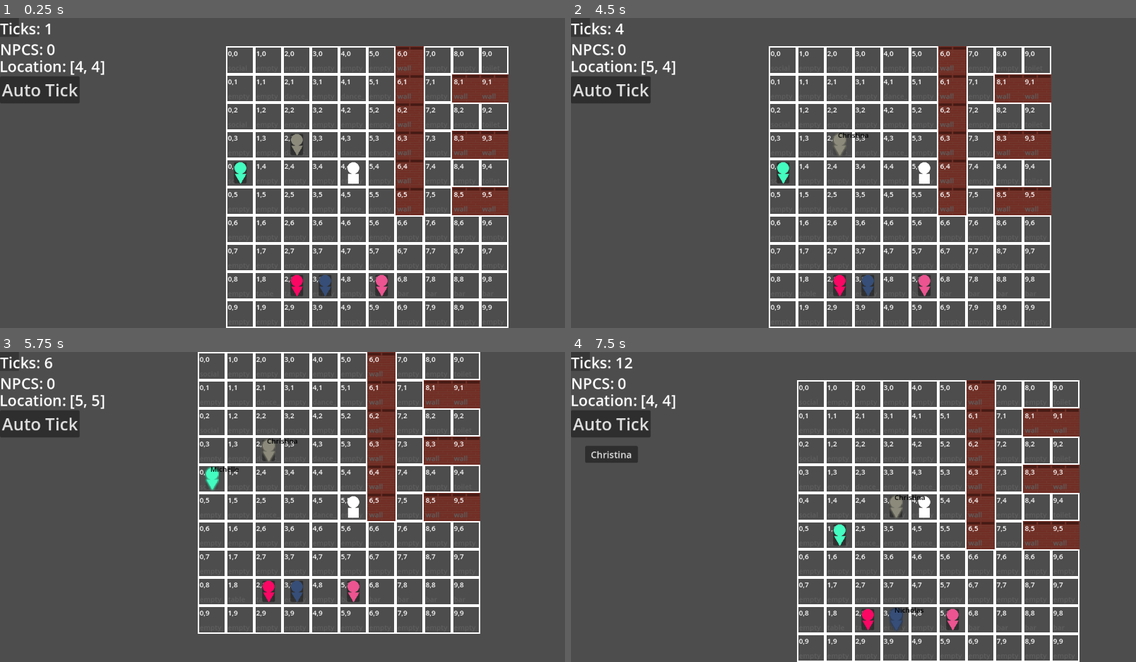
Above: before the commit, frames 1-4 (two rows, left to right).
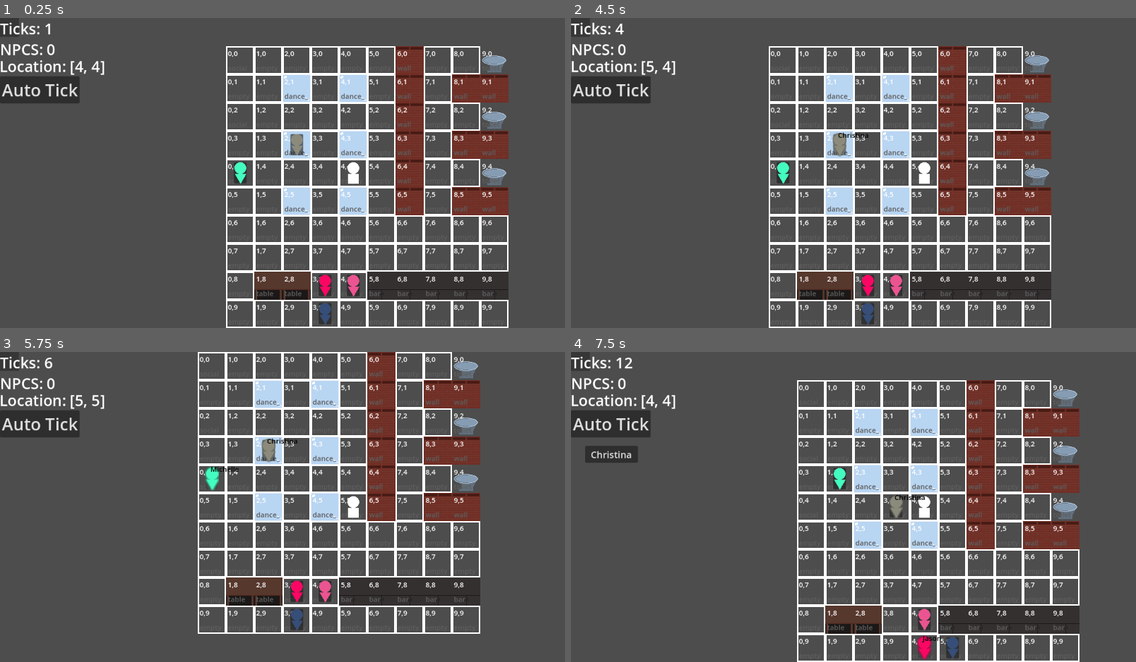
Above: after the commit, the same moments.

Repository: churrupy/elf-game
Game: Godot game, scene res://main.tscn
The game is run twice, just before and just after one commit, with the same random seed, the same clock (stepped at 60 frames per second) and the same inputs.
Inputs (mouse positions are in pixels of both pictures, inside the frame that each line leads up to):
- Up to frame 1 (0.25 s): no input
- Up to frame 2 (4.5 s): click "Auto Tick" at 0.5 s; click (870, 145) at 1.27 s; click "Watch" at 2 s; click "Unwatch" at 2.75 s; click "X" at 3.5 s; tap Enter at 4.25 s; move the mouse to (864, 145) at 4.27 s; hold D (move_right) from 4.28 s (still down); tap T (auto_tick) at 4.35 s
- Up to frame 3 (5.75 s): tap Space at 5 s; move the mouse to (214, 507) at 5.02 s; release D (move_right) at 5.03 s; hold S (move_down) from 5.03 s (still down); tap Shift (suppress_tick) at 5.1 s
- Up to frame 4 (7.5 s): tap Enter at 5.75, 7.25 s; move the mouse to (842, 590) at 5.77 s; release S (move_down) at 5.78 s; hold D (move_right) 5.78-6.53 s; tap T (auto_tick) at 5.85, 7.35 s; tap Space at 6.5 s; move the mouse to (921, 590) at 6.52 s; hold W (move_up) 6.53-7.28 s; tap Shift (suppress_tick) at 6.6 s; move the mouse to (864, 618) at 7.27 s; hold A (move_left) from 7.28 s (still down)

The runs differ from the first frame. In frame 1, 6.3% of the frame differs, in the area x 45-90%, y 9-99%; in frame 2, 6.3%; in frame 3, 6.3%; in frame 4, 6.9%, in the area x 45-90%, y 9-100%.

Commit message:
Tile pngs
- added tile pngs for visualizations
- added *.import to gitignore lol

Diff:
--- a/scripts/constants.gd
+++ b/scripts/constants.gd
@@ -141,22 +141,22 @@
     "dance_floor": {
 		"actions": ["dance"],
 		"impassable": false,
-        "png": "tile.png"
+        "png": "dance_floor.png"
 	},
     "toilet":  {
 		"actions": ["use toilet", "converse", "encounter"],
 		"impassable": false,
-        "png": "tile.png"
+        "png": "toilet.png"
 	},
     "bar": {
 		"actions": ["converse", "snack"],
 		"impassable": true,
-        "png": "tile.png"
+        "png": "bar.png"
 	},
 	"table": {
 		"actions": ["converse"],
 		"impassable": true,
-        "png": "tile.png"
+        "png": "table.png"
 	},
     "wall": {
         "actions": [],
--- a/scripts/main.gd
+++ b/scripts/main.gd
@@ -196,16 +196,29 @@
 			return action
 
 		var is_reserved = is_location_reserved(action.TARGET.LOCATION)
-
-		if is_reserved:
+		var tile = $Map.get_tile(action.TARGET.LOCATION)
+		var is_travelable = tile.is_travelable()
+
+		if is_reserved or !is_travelable:
 			if !action.can_do_off_tile(): continue
 			# find adjacent tile
 			var neighbors = get_neighbors(action.TARGET.LOCATION)
+			var new_action_list = []
 			for n in neighbors:
-				is_reserved = is_location_reserved(n)
-				if !is_reserved:
-					action.LOCATION = n
-					return action
+				var new_tile = $Map.get_tile(n)
+				var new_action = ACTIONS.new()
+				new_action.ID = action.ID
+				new_action.TARGET = new_tile
+				new_action.LOCATION = n
+				new_action.NEED = action.NEED
+				new_action = npc.score_action(new_action)
+				new_action_list.append(new_action)
+			new_action_list.sort_custom(func(a,b): return b.SCORE < a.SCORE)
+			for second_action in new_action_list:
+				is_reserved = is_location_reserved(second_action.LOCATION)
+				is_travelable = second_action.TARGET.is_travelable()
+				if !is_reserved and is_travelable:
+					return second_action
 		else:
 			return action
 	push_error("action not found for", npc.NAME)
--- a/scripts/map.gd
+++ b/scripts/map.gd
@@ -151,8 +151,9 @@
 	while true:
 		var location = [randi_range(0, Constants.MAP_SIZE[0]-1), randi_range(0, Constants.MAP_SIZE[1]-1)]
 		var tile = get_tile(location)
-		if !tile.is_reserved_or_occupied() and tile.is_travelable():
-			return tile
+		if !tile.is_travelable(): continue
+		return tile
+
 
 func get_all_actions_on_map():
 	var all_actions = []
--- a/scripts/tile.gd
+++ b/scripts/tile.gd
@@ -39,17 +39,6 @@
 		return false
 	return true
 
-func is_reserved_or_occupied():
-	if RESERVED != null:
-		return true
-	if OCCUPANT != null:
-		return true
-	var tile_data = Constants.TILE_TEMPLATES[TYPE]
-	if tile_data["impassable"]: return true
-	return false
-
-
-
 func _to_string():
 	var _str = TYPE + " at " + str(LOCATION)
 	if OCCUPANT != null:
Binary file added: models/bar.png
Binary file added: models/dance_floor.png
Binary file added: models/table.png
Binary file added: models/toilet.png
Not shown, changed: .gitignore
